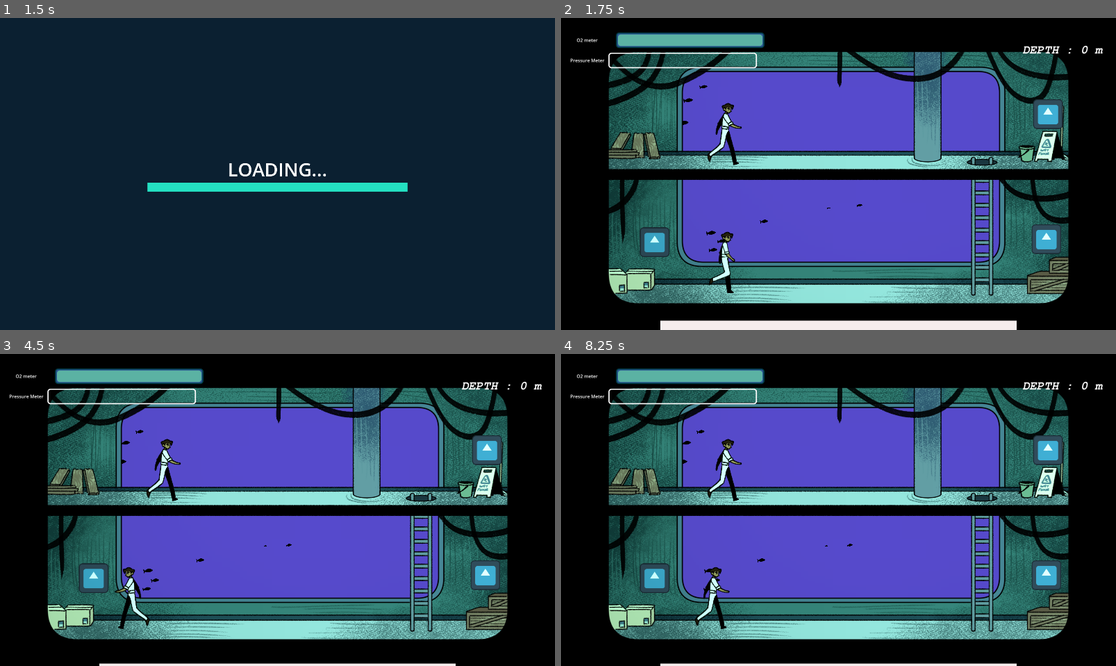
Above: before the commit, frames 1-4 (two rows, left to right).
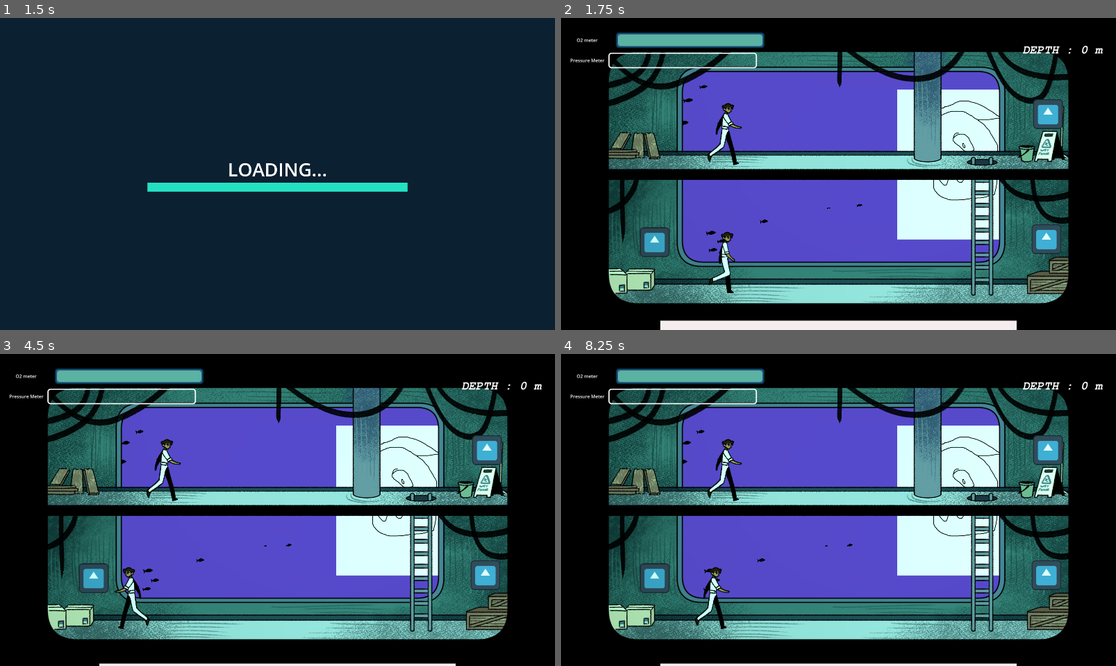
Above: after the commit, the same moments.

Repository: KenKomKom/garena2025
Game: Godot game, scene res://scenes/mainmenu.tscn
The game is run twice, just before and just after one commit, with the same random seed, the same clock (stepped at 60 frames per second) and the same inputs. The project has no main scene, so this scene is started directly. The engine's default icon, where the game draws it, is replaced by a stand-in: a white triangle on a blue panel in a dark square.
Inputs:
- Up to frame 1 (1.5 s): click "Start Game" at 0.5 s; tap Enter (ui_accept) at 1.25, 1.35 s; hold D (rightp1) from 1.28 s (still down)
- Up to frame 2 (1.75 s): keep holding D (rightp1); tap Enter (ui_accept) at 1.52 s
- Up to frame 3 (4.5 s): tap Enter (ui_accept) at 1.82, 2.27, 2.3, 2.57, 3.05, 3.77, 3.8, 4.07, 4.25 s; release D (rightp1) at 2.03 s; hold A (leftp1) 2.03-2.78 s; tap Left (leftp2) at 2.1 s; hold D (rightp1) 2.78-4.28 s; tap Right (rightp2) at 2.85 s; tap T at 3.6 s; hold A (leftp1) from 4.28 s (still down); tap R at 4.35 s
- Up to frame 4 (8.25 s): tap Enter (ui_accept) at 4.52, 4.55, 4.82, 5.1, 5.27, 5.57, 6.05, 6.77, 6.8, 7.07, 7.52, 7.55, 7.82 s; tap Left (leftp2) at 5.85 s; release A (leftp1) at 6.53 s; hold D (rightp1) from 6.53 s (still down); tap Right (rightp2) at 6.6 s; tap T at 7.35 s; tap R at 8.1 s

Frame 1 is identical in both runs. In frame 2, 5.8% of the frame differs, in the area x 60-79%, y 22-72%; in frame 3, 5.8%; in frame 4, 5.8%.

Commit message:
done big fish

Diff:
--- a/scenes/ship.tscn
+++ b/scenes/ship.tscn
@@ -1,11 +1,12 @@
-[gd_scene load_steps=30 format=3 uid="uid://bjho0pes2mkkk"]
+[gd_scene load_steps=34 format=3 uid="uid://bjho0pes2mkkk"]
 
 [ext_resource type="Script" path="res://scripts/ship.gd" id="1_flnp7"]
 [ext_resource type="PackedScene" uid="uid://c03tl6n7esv2t" path="res://player.tscn" id="2_4b3cq"]
 [ext_resource type="Script" path="res://player2.gd" id="3_cq5im"]
 [ext_resource type="Texture2D" uid="uid://b53myxrknym5x" path="res://assets/ikan.png" id="3_hu48s"]
 [ext_resource type="Texture2D" uid="uid://ctah36csvmvwe" path="res://assets/bg.png" id="4_27y15"]
-[ext_resource type="Texture2D" uid="uid://ctah36csvmvwe" path="res://assets/bg.png" id="4_4ka46"]
+[ext_resource type="Script" path="res://scripts/AggresiveFish.gd" id="4_pij8j"]
+[ext_resource type="Texture2D" uid="uid://cx0xkqxalhwey" path="res://assets/fish.png" id="4_ptbs8"]
 [ext_resource type="PackedScene" uid="uid://dksg0hhm72jl2" path="res://scenes/floor_changer.tscn" id="4_wyh5w"]
 [ext_resource type="PackedScene" uid="uid://cdhum33vaepwc" path="res://scenes/tanky_pick_up.tscn" id="5_kbbad"]
 [ext_resource type="PackedScene" uid="uid://svtdbpv3febx" path="res://scenes/drop_off_tank.tscn" id="6_spgnf"]
@@ -86,6 +87,13 @@
 scale_max = 0.2
 scale_curve = SubResource("CurveTexture_qdu3f")
 
+[sub_resource type="CapsuleShape2D" id="CapsuleShape2D_ojtcg"]
+radius = 114.52
+height = 658.55
+
+[sub_resource type="CircleShape2D" id="CircleShape2D_obvxh"]
+radius = 243.52
+
 [sub_resource type="RectangleShape2D" id="RectangleShape2D_qgx55"]
 size = Vector2(1950, 104)
 
@@ -165,6 +173,27 @@
 explosiveness = 0.45
 randomness = 1.0
 interpolate = false
+
+[node name="Fishes" type="Node2D" parent="."]
+
+[node name="Fish" type="Area2D" parent="Fishes"]
+position = Vector2(1795, 484)
+script = ExtResource("4_pij8j")
+
+[node name="Sprite2D" type="Sprite2D" parent="Fishes/Fish"]
+texture = ExtResource("4_ptbs8")
+flip_h = true
+
+[node name="CollisionShape2D" type="CollisionShape2D" parent="Fishes/Fish"]
+position = Vector2(-12, -42)
+rotation = 1.5708
+shape = SubResource("CapsuleShape2D_ojtcg")
+
+[node name="TheDeathArea" type="Area2D" parent="Fishes"]
+position = Vector2(962, 496)
+
+[node name="CollisionShape2D" type="CollisionShape2D" parent="Fishes/TheDeathArea"]
+shape = SubResource("CircleShape2D_obvxh")
 
 [node name="Submarine" type="Sprite2D" parent="."]
 position = Vector2(960, 540)
@@ -403,6 +432,9 @@
 occluder = SubResource("OccluderPolygon2D_mfdjc")
 occluder_light_mask = 2
 
+[connection signal="area_entered" from="Fishes/Fish" to="Fishes/Fish" method="_on_area_entered"]
+[connection signal="area_exited" from="Fishes/Fish" to="Fishes/Fish" method="_on_area_exited"]
+[connection signal="body_entered" from="Fishes/Fish" to="Fishes/Fish" method="_on_body_entered"]
 [connection signal="timeout" from="explode_fish" to="." method="_on_explode_fish_timeout"]
 [connection signal="timeout" from="bocor_timer" to="." method="_on_bocor_timer_timeout"]
 [connection signal="timeout" from="meltdown_timer" to="." method="_on_meltdown_timer_timeout"]
--- /dev/null
+++ b/scripts/AggresiveFish.gd
@@ -0,0 +1,11 @@
+extends Area2D
+
+func _on_area_entered(area):
+	if area.name == "TheDeathArea":
+		$"../..".is_aggresive_fish_in_death_area = true
+
+
+
+func _on_area_exited(area):
+	if area.name == "TheDeathArea":
+		$"../..".is_aggresive_fish_in_death_area = false
--- a/scripts/SubmarineMainLight.gd
+++ b/scripts/SubmarineMainLight.gd
@@ -1,6 +1,6 @@
 extends PointLight2D
 
-# @Ken USAGE:
+# USAGE:
 # %SubmarineMain.is_on = is_light_on
 # %SubmarineMain.is_meltdown = is_meltdown
 
--- a/scripts/ship.gd
+++ b/scripts/ship.gd
@@ -11,6 +11,7 @@
 var can_attacked_fish = false
 
 var status_lampu = false
+var is_aggresive_fish_in_death_area = false
 
 @onready var list_of_available_bocor_spot := $Node2D
 
@@ -25,6 +26,7 @@
 	match zone:
 		GameManager.ZONE.EPIPELAGIC:
 			# Level 1
+			can_attacked_fish = true # TODO: HAPUS
 			var p = %manual as Manual
 			p.add_text(p.EVENTS.TANK)
 			p.add_text(p.EVENTS.MONITOR)
@@ -97,8 +99,33 @@
 	if Input.is_key_label_pressed(KEY_R):
 		get_tree().reload_current_scene()
 
+	if Input.is_action_just_pressed("ui_accept"):
+		_on_attacked_fish_timer_timeout()
+
+	# check if fish is in death area
+	if is_aggresive_fish_in_death_area and status_lampu:
+		GameManager.emit_signal("game_over",GameManager.DEATH_REASON.BIG_FISH)
+
 func _on_attacked_fish_timer_timeout():
 	if can_attacked_fish:
 		$attacked_fish_timer.wait_time = randi_range(30,40) - GameManager.zone_now*2
-		if not status_lampu:
-			GameManager.emit_signal("game_over",GameManager.DEATH_REASON.BIG_FISH)
+
+		var tween = get_tree().create_tween()
+		const mid = Vector2(960, 540)
+		const range_anim = 3000
+		const duration = 10
+		var rand_angle = randf_range(-PI/4, PI/4)
+		if randi() % 2 == 1:
+			# dari ke kiri mau ke kanan
+			$Fishes/Fish.rotation = rand_angle
+			$Fishes/Fish/Sprite2D.flip_h = false
+		else:
+			# dari kanan mau ke kiri
+			$Fishes/Fish.rotation = rand_angle
+			$Fishes/Fish/Sprite2D.flip_h = true
+			rand_angle += PI
+
+		$Fishes/Fish.position = mid + Vector2(-cos(rand_angle), -sin(rand_angle)) * range_anim
+
+		tween.tween_property($Fishes/Fish, "position", Vector2(mid - Vector2(-cos(rand_angle), -sin(rand_angle)) * range_anim), duration).set_trans(Tween.TRANS_LINEAR)
+		#tween.tween_callback($Fishes/Fish.queue_free)
Binary file changed: assets/fish.png
